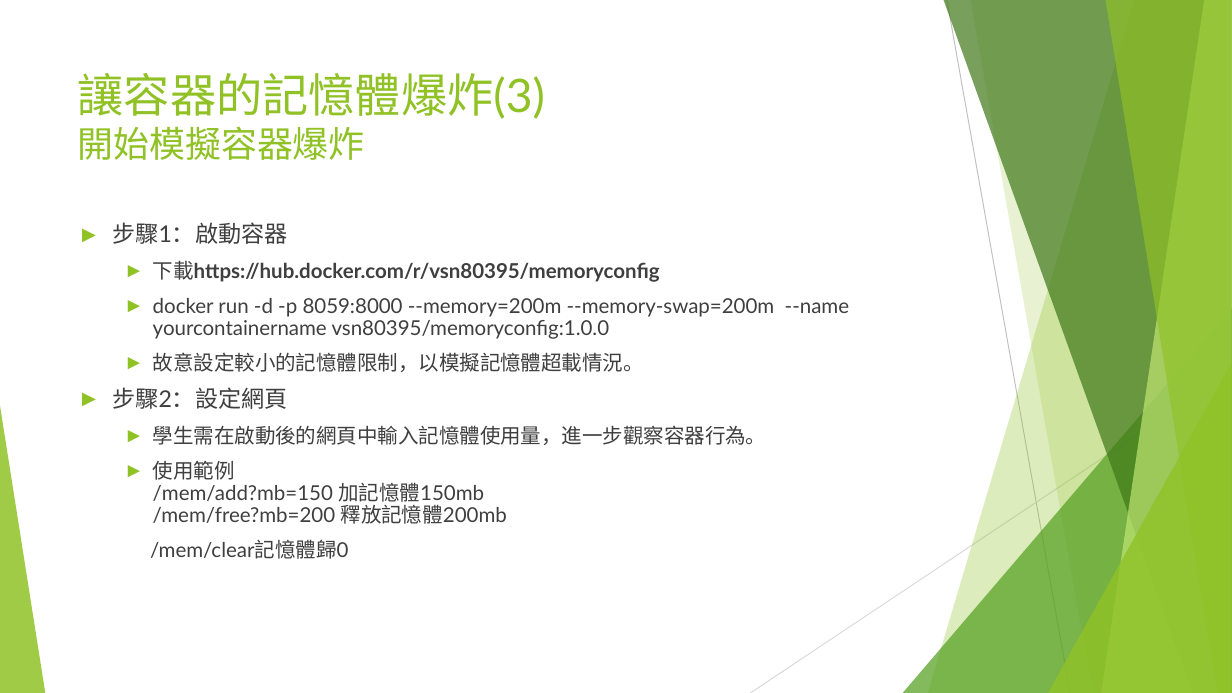
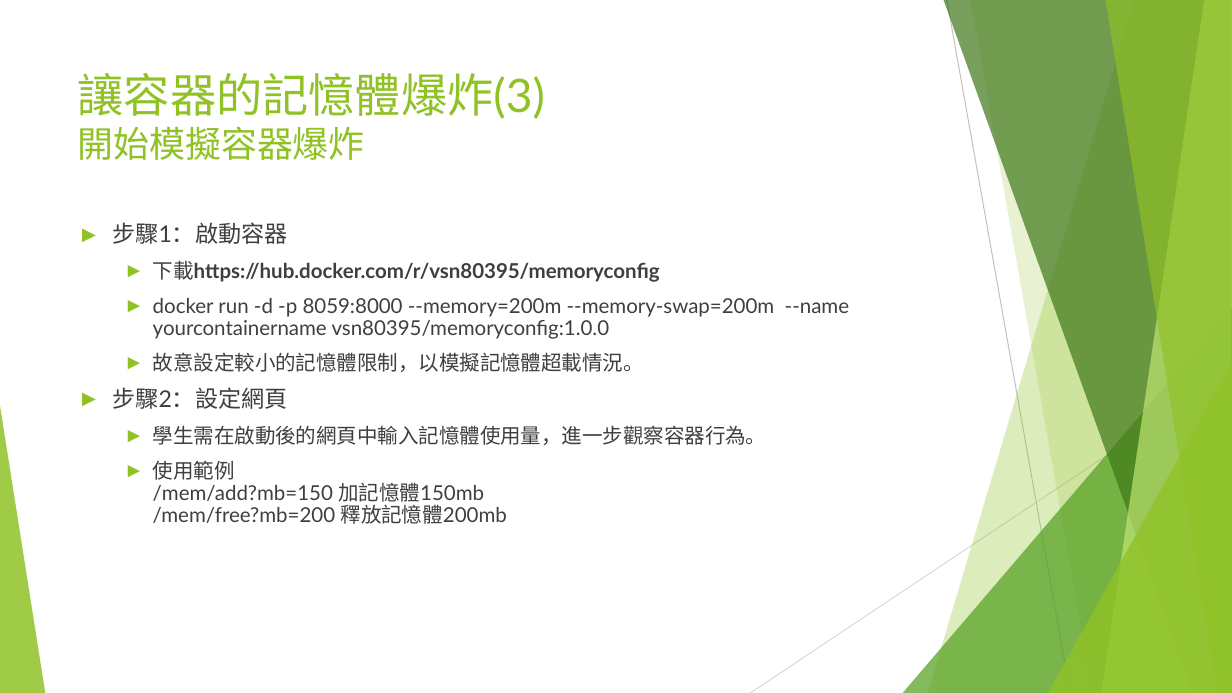
Before and after one commit to coolyuoo/Docker.Class4, a slide deck: slide 19 of 單元4.容器資源配置.pptx. Drawn at 1232x693 pixels with LibreOffice and Linux fonts; fonts in the diff are those of the drawing. Boxes give left, top, right and bottom in pixels: in the first picture for what was removed or moved away, otherwise in the second. Text is boxed around its words. In the diff, an @@ line names an element or a change of style, - is before the commit and + after.

```diff
--- a/單元4.容器資源配置.pptx
+++ b/單元4.容器資源配置.pptx
@@ text at [150, 539, 348, 559]: paragraph removed @@
-  /mem/clear記憶體歸0
```
Also in this commit, not shown: 3 other slides changed, 1 slide removed.
